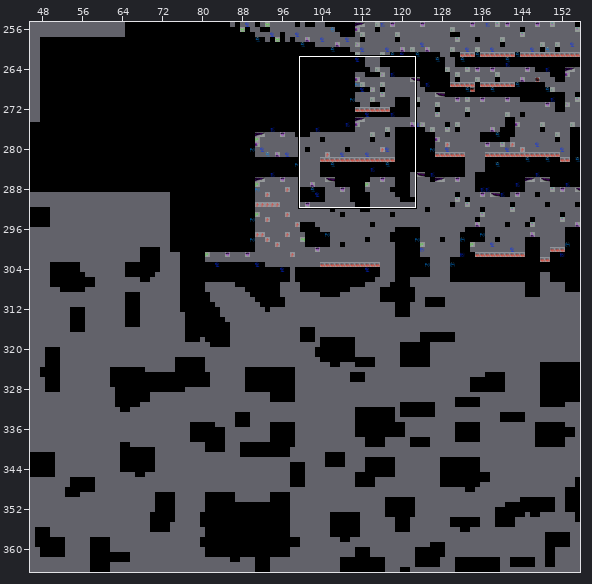
Two versions of a level (Tiled map, TheCave.tmx). Above, an overview of the earlier version with the close-up marked.
Close-up. Before:
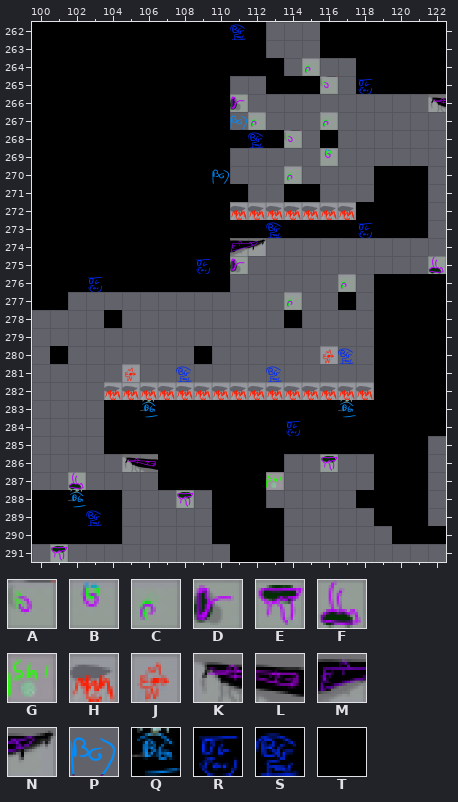
Cells are 120x120 px. Shown: x 100..122, y 262..291. The commit also changed other parts of the map, which this record leaves out.
Key: from "UpperCaveObjectTiles": A 5, B 7, C 8, D 10, E 12, F 13, G 20, H 28, J 29, K 58, L 59, M 60, N 61, P 115, Q 118, R 127, S 128; from "UpperCaveTiles": T 12.
_ is an empty cell.
Layer "Level" before, first column x 100:
262 TTTTTTTTTTTTT___TTTTTTT
263 TTTTTTTTTTTTT___TTTTTTT
264 TTTTTTTTTTTTTT____TTTTT
265 TTTTTTTTTTT__TTT__TTTTT
266 TTTTTTTTTTT____________
267 TTTTTTTTTTT____________
268 TTTTTTTTTTTTTT__T______
269 TTTTTTTTTTT____________
270 TTTTTTTTTTT________TTT_
271 TTTTTTTTTTTT__TT___TTT_
272 TTTTTTTTTTT_______TTTT_
273 TTTTTTTTTTTTTTTTTTTTTT_
274 TTTTTTTTTTT____________
275 TTTTTTTTTTT____________
276 TTTTTTTTTTT________TTTT
277 TT_______________T_TTTT
278 ____T_________T____TTTT
279 ___________________TTTT
280 _T_______T_________TTTT
281 ___________________TTTT
282 ___________________TTTT
283 ____TTTTTTTTTTTTTTTTTTT
284 ____TTTTTTTTTTTTTTTTTTT
285 ____TTTTTTTTTTTTTTTTTT_
286 _______TTTTTTT_____TTT_
287 _______TTTTTT______TTT_
288 TTTTT_____TTT_____TTTT_
289 TTTTT_____TTTT_____TTT_
290 TTTTT_____TTTT______TTT
291 ___________TTT_________
Layer "Objects" before, first column x 100:
262 ___________S___________
263 _______________________
264 _______________C_______
265 ________________A_R____
266 ___________D__________K
267 ___________PC___C______
268 ____________S_A________
269 ________________B______
270 __________P___C________
271 _______________________
272 ___________HHHHHHH_____
273 _____________S____R____
274 ___________MN__________
275 _________R_D__________F
276 ___R_____________C_____
277 ______________C________
278 _______________________
279 _______________________
280 ________________JS_____
281 _____J__S____S_________
282 ____HHHHHHHHHHHHHHH____
283 ______Q__________Q_____
284 ______________R________
285 _______________________
286 _____KL_________E______
287 __F__________G_________
288 __Q_____E______________
289 ___S___________________
290 _______________________
291 _E_____________________
The same view after the edit:
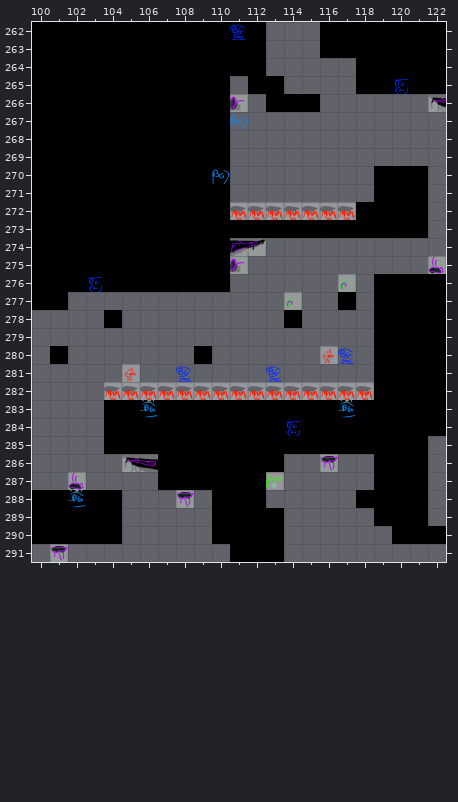
See-through tiles are keyed as they look on the map.
Difference:
Changed rows in their new state; . is an unchanged cell.
Layer "Level":
first column x 111:
264 .._...
265 .T.__.
266 ..TTT.
268 ___.._
271 _..__.
Layer "Objects":
first column x 109:
264 ......_.....
265 ......._._.R
267 ..._..._....
268 ..._._......
269 ......._....
270 ....._......
273 ...._...._..
275 _...........
first column x 103:
289 _
